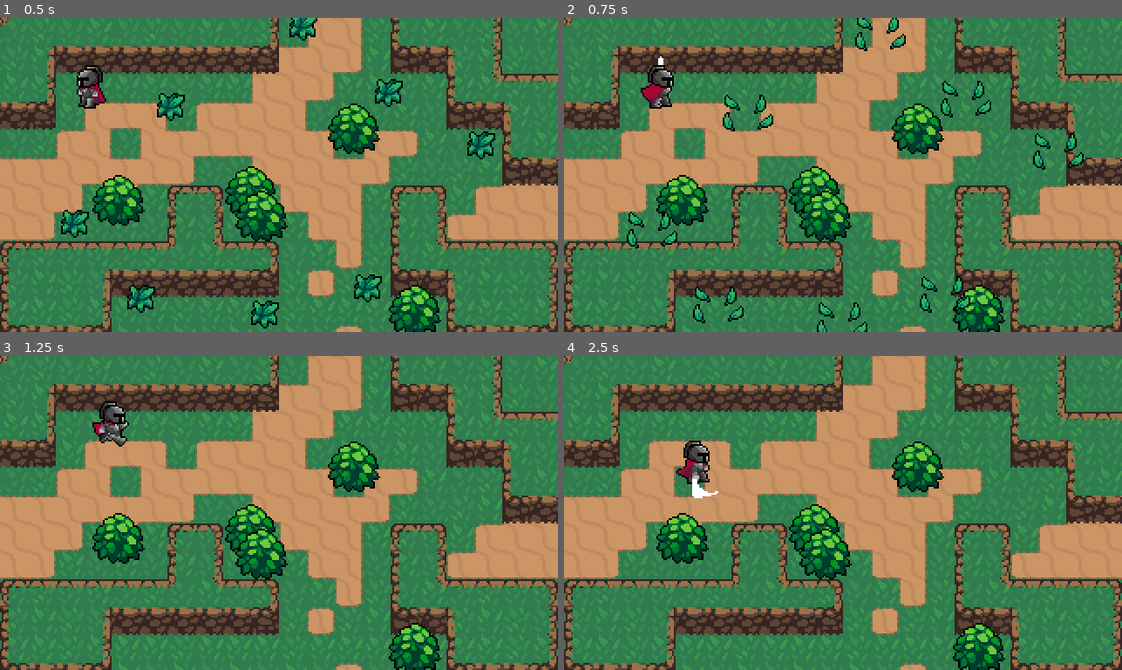
Above: before the commit, frames 1-4 (two rows, left to right).
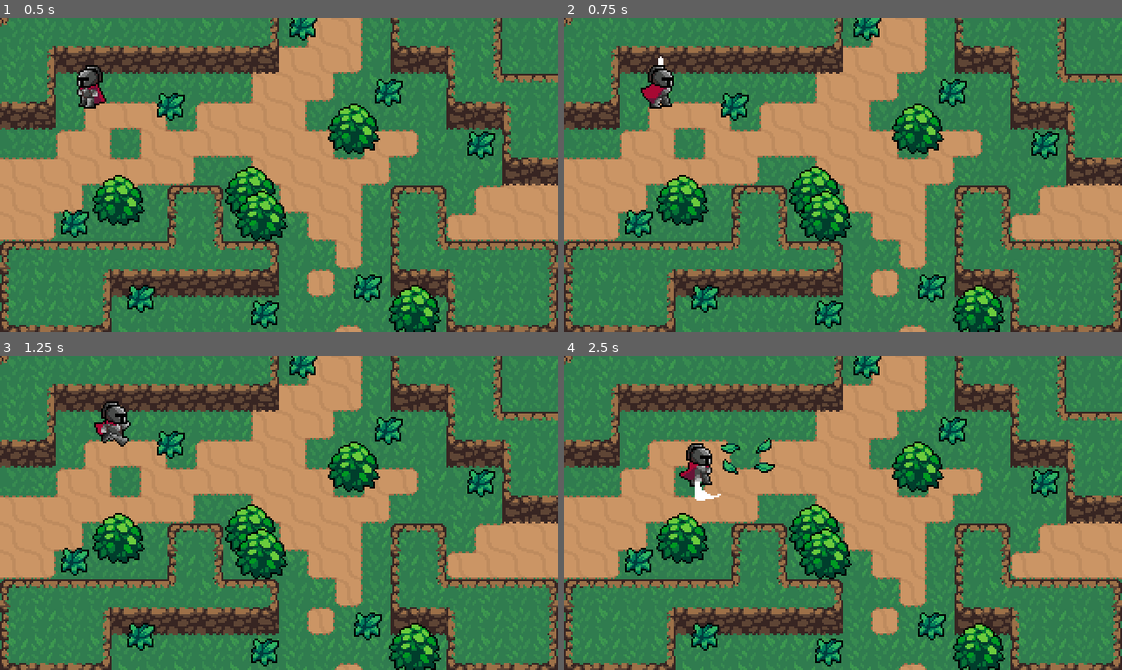
Above: after the commit, the same moments.

Repository: NicolasRisso/BitSouls
Game: Godot game, scene res://Scenes/World.tscn
Same seed, same stepped clock (60 frames per second), same inputs: the game is played once before the commit and once after it.
Inputs (mouse positions are in pixels of both pictures, inside the frame that each line leads up to):
- Up to frame 1 (0.5 s): no input
- Up to frame 2 (0.75 s): tap Enter at 0.5 s; move the mouse to (965, 159) at 0.52 s; hold Right (ui_right) from 0.53 s (still down); click (965, 159) at 0.6 s
- Up to frame 3 (1.25 s): keep holding Right (ui_right)
- Up to frame 4 (2.5 s): move the mouse to (731, 528) at 1.27 s; release Right (ui_right) at 1.28 s; hold Down (ui_down) 1.28-2.03 s; click (731, 528) at 1.35 s; move the mouse to (898, 443) at 2.02 s; hold Right (ui_right) from 2.03 s (still down); click (898, 443) at 2.1 s

Frame 1 is identical in both runs. In frame 2, 4.3% of the frame differs, in the area x 10-94%, y 0-100%; in frame 3, 3.0%; in frame 4, 3.2%.

Commit message:
RollArt .1

Diff:
--- a/Scenes/World.tscn
+++ b/Scenes/World.tscn
@@ -525,6 +525,7 @@
 [node name="DirtCliffTileMap" type="TileMap" parent="."]
 tile_set = SubResource( 2 )
 cell_size = Vector2( 32, 32 )
+collision_mask = 0
 format = 1
 tile_data = PoolIntArray( -65536, 0, 0, -65535, 0, 1, -65534, 0, 1, -65533, 0, 1, -65532, 0, 2, -65529, 0, 0, -65528, 0 …(469 unchanged characters)…
 
--- a/Scripts/Grass/Grass.gd
+++ b/Scripts/Grass/Grass.gd
@@ -1,10 +1,13 @@
 extends Node2D
 
-func _process(delta):
-	if Input.is_action_just_pressed("attack"):
-		var GrassEffect = load("res://prefabs/GrassEffect.tscn")
-		var grassEffect = GrassEffect.instance()
-		var world = get_tree().current_scene
-		world.add_child(grassEffect)
-		grassEffect.global_position = global_position
-		queue_free()
+func create_grass_effect():
+	var GrassEffect = load("res://prefabs/GrassEffect.tscn")
+	var grassEffect = GrassEffect.instance()
+	var world = get_tree().current_scene
+	world.add_child(grassEffect)
+	grassEffect.global_position = global_position
+	queue_free()
+
+
+func _on_Hurtbox_area_entered(area):
+	create_grass_effect()
--- a/Scripts/Player/Player.gd
+++ b/Scripts/Player/Player.gd
@@ -21,7 +21,7 @@
 func _ready():
 	animationTree.active = true
 
-func _process(delta):
+func _physics_process(delta):
 	match state:
 		MOVE:
 			move_state(delta)
--- /dev/null
+++ b/prefabs/Collision/Hitbox.tscn
@@ -0,0 +1,7 @@
+[gd_scene format=2]
+
+[node name="Hitbox" type="Area2D"]
+collision_layer = 0
+collision_mask = 0
+
+[node name="CollisionShape2D" type="CollisionShape2D" parent="."]
--- /dev/null
+++ b/prefabs/Collision/Hurtbox.tscn
@@ -0,0 +1,7 @@
+[gd_scene format=2]
+
+[node name="Hurtbox" type="Area2D"]
+collision_layer = 0
+collision_mask = 0
+
+[node name="CollisionShape2D" type="CollisionShape2D" parent="."]
--- a/prefabs/Grass.tscn
+++ b/prefabs/Grass.tscn
@@ -1,10 +1,24 @@
-[gd_scene load_steps=3 format=2]
+[gd_scene load_steps=5 format=2]
 
 [ext_resource path="res://Art/World/Grass.png" type="Texture" id=1]
 [ext_resource path="res://Scripts/Grass/Grass.gd" type="Script" id=2]
+[ext_resource path="res://prefabs/Collision/Hurtbox.tscn" type="PackedScene" id=3]
+
+[sub_resource type="RectangleShape2D" id=1]
+extents = Vector2( 7, 7 )
 
 [node name="Grass" type="Node2D"]
 script = ExtResource( 2 )
 
 [node name="Sprite" type="Sprite" parent="."]
 texture = ExtResource( 1 )
+
+[node name="Hurtbox" parent="." instance=ExtResource( 3 )]
+collision_layer = 8
+
+[node name="CollisionShape2D" parent="Hurtbox" index="0"]
+shape = SubResource( 1 )
+
+[connection signal="area_entered" from="Hurtbox" to="." method="_on_Hurtbox_area_entered"]
+
+[editable path="Hurtbox"]
--- a/prefabs/Player.tscn
+++ b/prefabs/Player.tscn
@@ -1,7 +1,8 @@
-[gd_scene load_steps=38 format=2]
+[gd_scene load_steps=40 format=2]
 
 [ext_resource path="res://Scripts/Player/Player.gd" type="Script" id=1]
 [ext_resource path="res://Art/Player/Player.png" type="Texture" id=2]
+[ext_resource path="res://prefabs/Collision/Hitbox.tscn" type="PackedScene" id=3]
 
 [sub_resource type="CapsuleShape2D" id=1]
 radius = 8.09381
@@ -36,6 +37,30 @@
 "method": "attack_animation_finished"
 } ]
 }
+tracks/2/type = "value"
+tracks/2/path = NodePath("HitboxPivot:rotation_degrees")
+tracks/2/interp = 1
+tracks/2/loop_wrap = true
+tracks/2/imported = false
+tracks/2/enabled = true
+tracks/2/keys = {
+"times": PoolRealArray( 0 ),
+"transitions": PoolRealArray( 1 ),
+"update": 0,
+"values": [ 90.0 ]
+}
+tracks/3/type = "value"
+tracks/3/path = NodePath("HitboxPivot/Sword/CollisionShape2D:disabled")
+tracks/3/interp = 1
+tracks/3/loop_wrap = true
+tracks/3/imported = false
+tracks/3/enabled = true
+tracks/3/keys = {
+"times": PoolRealArray( 0.1, 0.3 ),
+"transitions": PoolRealArray( 1, 1 ),
+"update": 1,
+"values": [ false, true ]
+}
 
 [sub_resource type="Animation" id=26]
 resource_name = "AttackLeft"
@@ -66,6 +91,30 @@
 "method": "attack_animation_finished"
 } ]
 }
+tracks/2/type = "value"
+tracks/2/path = NodePath("HitboxPivot:rotation_degrees")
+tracks/2/interp = 1
+tracks/2/loop_wrap = true
+tracks/2/imported = false
+tracks/2/enabled = true
+tracks/2/keys = {
+"times": PoolRealArray( 0 ),
+"transitions": PoolRealArray( 1 ),
+"update": 0,
+"values": [ 180.0 ]
+}
+tracks/3/type = "value"
+tracks/3/path = NodePath("HitboxPivot/Sword/CollisionShape2D:disabled")
+tracks/3/interp = 1
+tracks/3/loop_wrap = true
+tracks/3/imported = false
+tracks/3/enabled = true
+tracks/3/keys = {
+"times": PoolRealArray( 0.1, 0.3 ),
+"transitions": PoolRealArray( 1, 1 ),
+"update": 1,
+"values": [ false, true ]
+}
 
 [sub_resource type="Animation" id=28]
 resource_name = "AttackRight"
@@ -96,6 +145,30 @@
 "method": "attack_animation_finished"
 } ]
 }
+tracks/2/type = "value"
+tracks/2/path = NodePath("HitboxPivot/Sword/CollisionShape2D:disabled")
+tracks/2/interp = 1
+tracks/2/loop_wrap = true
+tracks/2/imported = false
+tracks/2/enabled = true
+tracks/2/keys = {
+"times": PoolRealArray( 0.1, 0.3 ),
+"transitions": PoolRealArray( 1, 1 ),
+"update": 1,
+"values": [ false, true ]
+}
+tracks/3/type = "value"
+tracks/3/path = NodePath("HitboxPivot:rotation_degrees")
+tracks/3/interp = 1
+tracks/3/loop_wrap = true
+tracks/3/imported = false
+tracks/3/enabled = true
+tracks/3/keys = {
+"times": PoolRealArray( 0 ),
+"transitions": PoolRealArray( 1 ),
+"update": 0,
+"values": [ 0.0 ]
+}
 
 [sub_resource type="Animation" id=27]
 resource_name = "AttackUp"
@@ -126,6 +199,30 @@
 "method": "attack_animation_finished"
 } ]
 }
+tracks/2/type = "value"
+tracks/2/path = NodePath("HitboxPivot:rotation_degrees")
+tracks/2/interp = 1
+tracks/2/loop_wrap = true
+tracks/2/imported = false
+tracks/2/enabled = true
+tracks/2/keys = {
+"times": PoolRealArray( 0 ),
+"transitions": PoolRealArray( 1 ),
+"update": 0,
+"values": [ 270.0 ]
+}
+tracks/3/type = "value"
+tracks/3/path = NodePath("HitboxPivot/Sword/CollisionShape2D:disabled")
+tracks/3/interp = 1
+tracks/3/loop_wrap = true
+tracks/3/imported = false
+tracks/3/enabled = true
+tracks/3/keys = {
+"times": PoolRealArray( 0.1, 0.3 ),
+"transitions": PoolRealArray( 1, 1 ),
+"update": 1,
+"values": [ false, true ]
+}
 
 [sub_resource type="Animation" id=10]
 resource_name = "IdleDown"
@@ -208,6 +305,18 @@
 "transitions": PoolRealArray( 1 ),
 "update": 0,
 "values": [ 2 ]
+}
+tracks/1/type = "value"
+tracks/1/path = NodePath("HitboxPivot/Sword/CollisionShape2D:disabled")
+tracks/1/interp = 1
+tracks/1/loop_wrap = true
+tracks/1/imported = false
+tracks/1/enabled = true
+tracks/1/keys = {
+"times": PoolRealArray( 0 ),
+"transitions": PoolRealArray( 1 ),
+"update": 0,
+"values": [ true ]
 }
 
 [sub_resource type="Animation" id=6]
@@ -374,7 +483,11 @@
 
 [sub_resource type="AnimationNodeStateMachinePlayback" id=12]
 
+[sub_resource type="CapsuleShape2D" id=36]
+height = 12.0
+
 [node name="Player" type="KinematicBody2D"]
+collision_layer = 2
 script = ExtResource( 1 )
 
 [node name="Sprite" type="Sprite" parent="."]
@@ -410,3 +523,16 @@
 parameters/Attack/blend_position = Vector2( 0, 0 )
 parameters/Idle/blend_position = Vector2( 0, 0 )
 parameters/Run/blend_position = Vector2( 0, 0 )
+
+[node name="HitboxPivot" type="Position2D" parent="."]
+position = Vector2( 0, -4 )
+
+[node name="Sword" parent="HitboxPivot" instance=ExtResource( 3 )]
+position = Vector2( 15, 0 )
+collision_mask = 8
+
+[node name="CollisionShape2D" parent="HitboxPivot/Sword" index="0"]
+shape = SubResource( 36 )
+disabled = true
+
+[editable path="HitboxPivot/Sword"]
--- a/project.godot
+++ b/project.godot
@@ -58,6 +58,7 @@
 "events": [ Object(InputEventKey,"resource_local_to_scene":false,"resource_name":"","device":0,"alt":false,"shift":false,"control":false,"meta":false,"command":false,"pressed":false,"scancode":16777231,"physical_scancode":0,"unicode":0,"echo":false,"script":null)
 , Object(InputEventJoypadButton,"resource_local_to_scene":false,"resource_name":"","device":0,"button_index":14,"pressure":0.0,"pressed":false,"script":null)
 , Object(InputEventKey,"resource_local_to_scene":false,"resource_name":"","device":0,"alt":false,"shift":false,"control":false,"meta":false,"command":false,"pressed":false,"scancode":0,"physical_scancode":65,"unicode":0,"echo":false,"script":null)
+, Object(InputEventJoypadMotion,"resource_local_to_scene":false,"resource_name":"","device":0,"axis":0,"axis_value":-1.0,"script":null)
  ]
 }
 ui_right={
@@ -65,6 +66,7 @@
 "events": [ Object(InputEventKey,"resource_local_to_scene":false,"resource_name":"","device":0,"alt":false,"shift":false,"control":false,"meta":false,"command":false,"pressed":false,"scancode":16777233,"physical_scancode":0,"unicode":0,"echo":false,"script":null)
 , Object(InputEventJoypadButton,"resource_local_to_scene":false,"resource_name":"","device":0,"button_index":15,"pressure":0.0,"pressed":false,"script":null)
 , Object(InputEventKey,"resource_local_to_scene":false,"resource_name":"","device":0,"alt":false,"shift":false,"control":false,"meta":false,"command":false,"pressed":false,"scancode":0,"physical_scancode":68,"unicode":0,"echo":false,"script":null)
+, Object(InputEventJoypadMotion,"resource_local_to_scene":false,"resource_name":"","device":0,"axis":0,"axis_value":1.0,"script":null)
  ]
 }
 ui_up={
@@ -72,6 +74,7 @@
 "events": [ Object(InputEventKey,"resource_local_to_scene":false,"resource_name":"","device":0,"alt":false,"shift":false,"control":false,"meta":false,"command":false,"pressed":false,"scancode":16777232,"physical_scancode":0,"unicode":0,"echo":false,"script":null)
 , Object(InputEventJoypadButton,"resource_local_to_scene":false,"resource_name":"","device":0,"button_index":12,"pressure":0.0,"pressed":false,"script":null)
 , Object(InputEventKey,"resource_local_to_scene":false,"resource_name":"","device":0,"alt":false,"shift":false,"control":false,"meta":false,"command":false,"pressed":false,"scancode":0,"physical_scancode":87,"unicode":0,"echo":false,"script":null)
+, Object(InputEventJoypadMotion,"resource_local_to_scene":false,"resource_name":"","device":0,"axis":1,"axis_value":-1.0,"script":null)
  ]
 }
 ui_down={
@@ -79,13 +82,22 @@
 "events": [ Object(InputEventKey,"resource_local_to_scene":false,"resource_name":"","device":0,"alt":false,"shift":false,"control":false,"meta":false,"command":false,"pressed":false,"scancode":16777234,"physical_scancode":0,"unicode":0,"echo":false,"script":null)
 , Object(InputEventJoypadButton,"resource_local_to_scene":false,"resource_name":"","device":0,"button_index":13,"pressure":0.0,"pressed":false,"script":null)
 , Object(InputEventKey,"resource_local_to_scene":false,"resource_name":"","device":0,"alt":false,"shift":false,"control":false,"meta":false,"command":false,"pressed":false,"scancode":0,"physical_scancode":83,"unicode":0,"echo":false,"script":null)
+, Object(InputEventJoypadMotion,"resource_local_to_scene":false,"resource_name":"","device":0,"axis":1,"axis_value":1.0,"script":null)
  ]
 }
 attack={
 "deadzone": 0.5,
 "events": [ Object(InputEventMouseButton,"resource_local_to_scene":false,"resource_name":"","device":0,"alt":false,"shi …(212 unchanged characters)…
+, Object(InputEventJoypadButton,"resource_local_to_scene":false,"resource_name":"","device":0,"button_index":5,"pressure":0.0,"pressed":false,"script":null)
  ]
 }
+
+[layer_names]
+
+2d_physics/layer_1="World"
+2d_physics/layer_2="Player"
+2d_physics/layer_3="PlayerHurtbox"
+2d_physics/layer_4="EnemyHurtbox"
 
 [physics]
 
Binary file changed: Art/Player/Player.png
